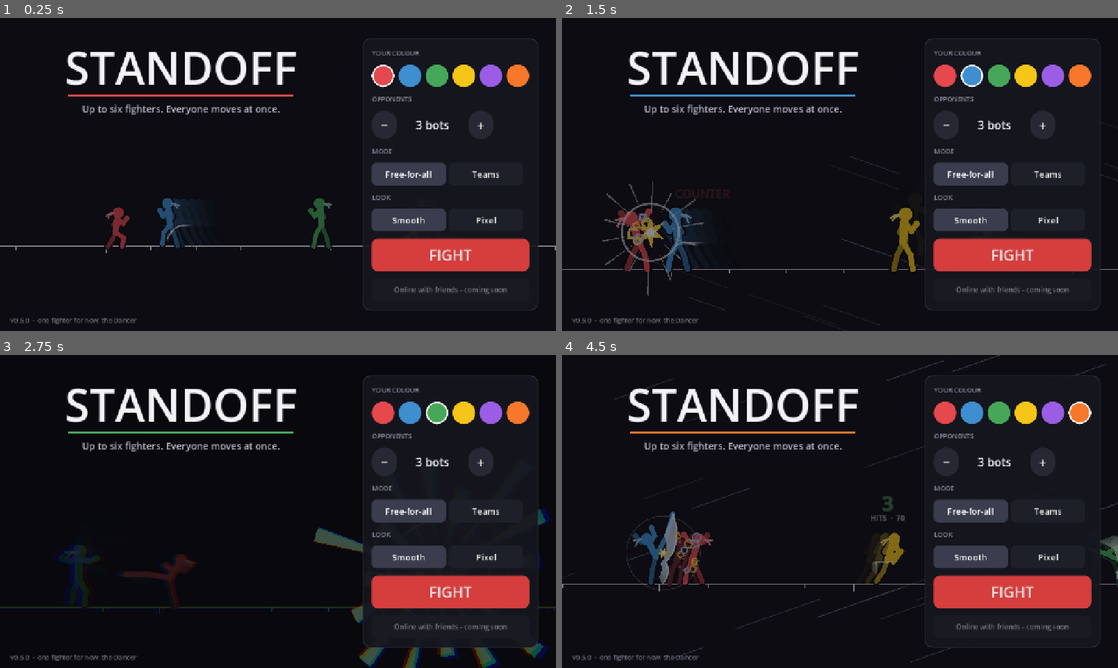
Above: before the commit, frames 1-4 (two rows, left to right).
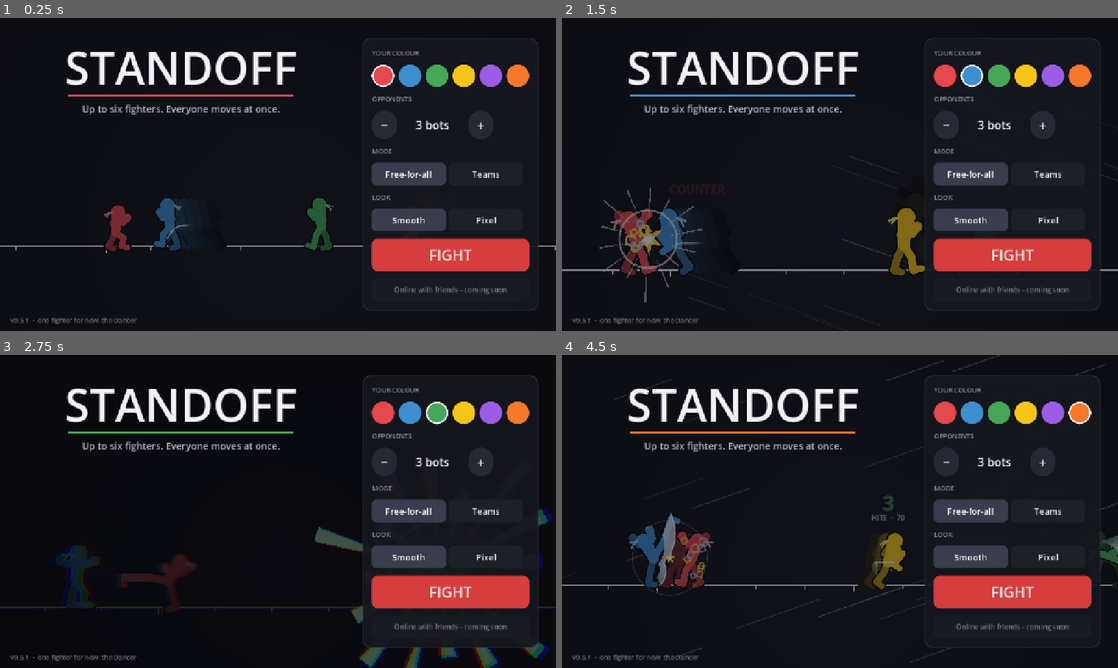
Above: after the commit, the same moments.

Repository: Veriduim/standoff
Game: Godot game, scene res://scenes/main.tscn
Two runs of this game, one before a commit and one after it. Both use one fixed random seed, a clock stepped at 60 frames per second and the inputs below.
Inputs (mouse positions are in pixels of both pictures, inside the frame that each line leads up to):
- Up to frame 1 (0.25 s): no input
- Up to frame 2 (1.5 s): click (945, 74) at 0.52 s; click (973, 74) at 1.27 s
- Up to frame 3 (2.75 s): click (439, 411) at 2.02 s
- Up to frame 4 (4.5 s): click (1023, 411) at 2.77 s; click (1051, 411) at 3.52 s; click (1079, 411) at 4.27 s

The runs differ from the first frame. In frame 1, 0.7% of the frame differs, in the area x 4-60%, y 57-98%; in frame 2, 2.6%, in the area x 0-100%, y 52-98%; in frame 3, 1.2%; in frame 4, 2.1%.

Commit message:
0.5.1 visual pass (Timmy 19:32: "I think visually we can do better but so far not too bad")
- Body style B from a sheet of options (scripts/dev/figure_lab.gd, --figlab=<png>): thicker limbs, a big head, a solid torso wider at the chest, feet, legs a touch shorter - closer to YOMI's compact silhouettes (study only); C / D tried, too blobby. Stick.style holds the proportions.
- A hit-cancelled attacker holds the strike pose until their next pick (it snapped back to standing at the moment of impact); the record carries "free to act" (index 12)
- Movement, guarding and getting up ease the whole way between poses (strikes still hold and snap); a breathing bob when standing free
- The camera pushes in a touch on big hits; a soft radial light behind the action

Co-Authored-By: Claude Opus 5.5 <noreply@anthropic.com>
Claude-Session: https://claude.ai/code/session_019cpLLa1bA2ND22yfhrkoYF

Diff:
--- a/project.godot
+++ b/project.godot
@@ -11,7 +11,7 @@
 [application]
 
 config/name="Standoff"
-config/version="0.5.0"
+config/version="0.5.1"
 config/icon="res://assets/icon.png"
 run/main_scene="res://scenes/main.tscn"
 config/features=PackedStringArray("4.7", "GL Compatibility")
--- /dev/null
+++ b/scripts/dev/figure_lab.gd
@@ -0,0 +1,50 @@
+extends Node2D
+## Dev: the same poses drawn in each candidate body style, one labelled row each, saved as one PNG (Timmy 19:32: "I
+## think visually we can do better" - YOMI's fighters, study only, are compact: a big head, a solid torso wider than
+## the limbs, short thick limbs, feet).   godot --path . -- --figlab=<out.png>
+
+const POSES := ["idle", "walk1", "jab_hit", "straight", "side_kick", "spin2", "uppercut", "hurt", "jump", "crouch"]
+const VARIANTS := [
+	["A  now", {"limb": 9.0, "head": 11.5, "body": 1.45, "hips": 1.45, "fist": 0.62, "foot": 0.0, "squash": 1.0,
+		"ink": 0.3}],
+	["B  chunky", {"limb": 13.0, "head": 15.0, "body": 1.9, "hips": 1.5, "fist": 0.66, "foot": 1.0, "squash": 0.92,
+		"ink": 0.22}],
+	["C  compact", {"limb": 15.0, "head": 17.5, "body": 2.2, "hips": 1.6, "fist": 0.68, "foot": 1.1, "squash": 0.85,
+		"ink": 0.2}],
+	["D  heavy top", {"limb": 13.0, "head": 18.0, "body": 2.4, "hips": 1.3, "fist": 0.8, "foot": 1.0, "squash": 0.88,
+		"ink": 0.2}],
+]
+const COLS := [Color("#e5484d"), Color("#3e8ed0"), Color("#46a758"), Color("#f5c518")]
+const CELL := Vector2(118, 175)
+
+var out := ""
+
+
+func run(path: String) -> void:
+	out = path
+	get_window().size = Vector2i(int(CELL.x * POSES.size() + 150), int(CELL.y * VARIANTS.size() + 20))
+	queue_redraw()
+	for _i in 4:
+		await get_tree().process_frame
+	await RenderingServer.frame_post_draw
+	get_viewport().get_texture().get_image().save_png(out)
+	print("figlab ", out)
+	get_tree().quit()
+
+
+func _draw() -> void:
+	var keep: Dictionary = Stick.style.duplicate()
+	draw_rect(Rect2(Vector2.ZERO, Vector2(4000, 4000)), Color("#0b0c10"))
+	var font := ThemeDB.fallback_font
+	for r in VARIANTS.size():
+		var v: Array = VARIANTS[r]
+		Stick.style = v[1]
+		var y := 20.0 + CELL.y * (r + 1) - 22.0
+		draw_line(Vector2(140, y), Vector2(140 + CELL.x * POSES.size(), y), Color("#ececf2"), 2.0)
+		draw_string(font, Vector2(10, y - 70), str(v[0]), HORIZONTAL_ALIGNMENT_LEFT, -1, 22, Color.WHITE)
+		for k in POSES.size():
+			var s := 1.25
+			var origin := Vector2(140 + CELL.x * (k + 0.5), y)
+			Stick.draw(self, Poses.get_pose(POSES[k]), origin, s, 1.0, COLS[r % COLS.size()], Stick.limb(s),
+					Stick.head(s))
+	Stick.style = keep
--- a/scripts/main.gd
+++ b/scripts/main.gd
@@ -10,6 +10,12 @@
 		var code := await _run_tests()
 		get_tree().quit(code)
 		return
+	for arg in OS.get_cmdline_user_args():
+		if arg.begins_with("--figlab="):   # (dev: body styles side by side - scripts/dev/figure_lab.gd)
+			var lab: Node2D = load("res://scripts/dev/figure_lab.gd").new()
+			add_child(lab)
+			lab.call("run", arg.trim_prefix("--figlab="))
+			return
 	var game: Control = load("res://scripts/ui/game_screen.gd").new()
 	add_child(game)
 	for arg in OS.get_cmdline_user_args():
--- a/scripts/sim/fighter.gd
+++ b/scripts/sim/fighter.gd
@@ -31,6 +31,7 @@
 var di := Vector2.ZERO   ## the way they lean while reeling (picked on their reeling turns) - nudges their knockback
 var combo_used := {}     ## this combo, move id -> [times it's been used on them, that move's instance] (reuse = less stun)
 var cancelled := ""      ## the move they just hit-cancelled out of (not pickable again until they start another)
+var cancel_frame := 0    ## ...the frame it was on (they're drawn holding it until they pick)
 var fc := 2              ## Free Cancels left (Sim.FC_MAX)
 var freed := false       ## the attack running was Free Cancelled - it gives way when anyone else can act
 var whiffed := false     ## just Whiff Cancelled: attacks only on this pick
@@ -67,7 +68,7 @@
 		"move": move, "frame": frame, "length": length, "param": [param.x, param.y], "instance": instance,
 		"hit_done": hit_done.keys(), "stun": stun, "blockstun": blockstun, "lock": lock, "combo": combo,
 		"air_moves": air_moves, "burst": burst, "di": [di.x, di.y], "combo_used": combo_used.duplicate(true),
-		"cancelled": cancelled, "fc": fc, "freed": freed, "whiffed": whiffed, "down": down, "down_pick": down_pick,
+		"cancelled": cancelled, "cancel_frame": cancel_frame, "fc": fc, "freed": freed, "whiffed": whiffed, "down": down, "down_pick": down_pick,
 		"kd": kd, "sad": sad, "sadness": sadness, "sad_warned": sad_warned, "dist": dist, "ko": ko}
 
 
@@ -101,6 +102,7 @@
 	f.di = Vector2(float(lean[0]), float(lean[1]))
 	f.combo_used = (d.get("combo_used", {}) as Dictionary).duplicate(true)
 	f.cancelled = str(d.get("cancelled", ""))
+	f.cancel_frame = int(d.get("cancel_frame", 0))
 	f.fc = int(d.get("fc", 2))
 	f.freed = bool(d.get("freed", false))
 	f.whiffed = bool(d.get("whiffed", false))
--- a/scripts/sim/sim.gd
+++ b/scripts/sim/sim.gd
@@ -725,6 +725,7 @@
 		var f := get_f(id)
 		if f.move != "" and f.stun == 0:
 			f.cancelled = f.move
+			f.cancel_frame = f.frame
 			f.move = ""
 			f.frame = 0
 	_cancels.clear()
@@ -842,16 +843,22 @@
 
 
 ## One tick's picture of every fighter, for playback: [x, y, facing, move, frame, state, hp, meter, burst gauge, Free
-## Cancels, air options left, sad (0, 1 SAD!, 2 SADNESS!)].
-## state: 0 free / in a move, 1 hit, 2 blocking, 3 locked, 4 KO, 5 lying down.
+## Cancels, air options left, sad (0, 1 SAD!, 2 SADNESS!), free to act (1 / 0)].
+## state: 0 free / in a move, 1 hit, 2 blocking, 3 locked, 4 KO, 5 lying down. Someone free after a hit cancel is
+## recorded in the move they landed, on its frame (they hold the strike until they pick - as YOMI draws it).
 func record() -> Array:
 	var out: Array = []
 	for f in fighters:
 		var state := 4 if f.ko else (5 if f.down > 0 else (1 if f.stun > 0 else (2 if f.blockstun > 0 \
 				else (3 if f.lock > 0 else 0))))
 		var sad := 2 if f.sadness > 0 else (1 if f.sad_warned else 0)
-		out.append([f.pos.x, f.pos.y, f.facing, f.move, f.frame, state, f.hp, f.meter, f.burst, f.fc,
-			AIR_OPTIONS - f.air_moves, sad])
+		var mv := f.move
+		var fr := f.frame
+		if mv == "" and f.cancelled != "" and f.actionable():
+			mv = f.cancelled
+			fr = f.cancel_frame
+		out.append([f.pos.x, f.pos.y, f.facing, mv, fr, state, f.hp, f.meter, f.burst, f.fc,
+			AIR_OPTIONS - f.air_moves, sad, 1 if f.actionable() else 0])
 	return out
 
 
--- a/scripts/ui/fx.gd
+++ b/scripts/ui/fx.gd
@@ -40,6 +40,7 @@
 var dim := 0.0               ## how dark the stage goes round a super (0-1); `dim_id` is drawn over it
 var dim_id := -1
 var split := 0.0             ## the colour split (0-1, fading) - the screens' post shader reads it
+var punch := 0.0             ## the camera's push-in on a big hit (a share of the zoom, fading)
 var split_at := Vector2.ZERO ## (world) where it splits from
 var _rng := RandomNumberGenerator.new()
 static var _bold: FontVariation
@@ -56,6 +57,7 @@
 	trails.clear()
 	streaks.clear()
 	flash.clear()
+	punch = 0.0
 	afters.clear()
 	hitstop = 0.0
 	shake = 0.0
@@ -222,6 +224,7 @@
 
 func kick(px: float) -> void:
 	shake = maxf(shake, px)
+	punch = maxf(punch, clampf(px * 0.012, 0.0, 0.08))
 
 
 ## The burst where a hit lands: a spiky star, rings and squares flying on the way the hit goes, a few chips.
@@ -338,6 +341,7 @@
 		if dim <= 0.0:
 			dim_id = -1
 	split = maxf(0.0, split - delta * 2.6)
+	punch = maxf(0.0, punch - delta * 0.25)
 
 
 # ---------- drawing (through the stage's camera) ----------
--- a/scripts/ui/game_screen.gd
+++ b/scripts/ui/game_screen.gd
@@ -387,7 +387,7 @@
 		_banner()
 		var adv := {}   # (how many ticks each enemy is still tied up - "+N" over them)
 		for g in sim.alive():
-			if sim.enemies(f, g) and not g.actionable() and not sim.interruptible(g) and g.busy() > 0:
+			if sim.enemies(f, g) and not g.actionable() and not sim.interruptible(g) and g.busy() > 0:   # (+N)
 				adv[g.id] = g.busy()
 		stage.advantage = adv
 		pick.open(sim, me, stage)
--- a/scripts/ui/home_screen.gd
+++ b/scripts/ui/home_screen.gd
@@ -6,7 +6,7 @@
 
 signal fight(opponents: int, mode: String, colour: int)
 
-const VERSION := "v0.5.0"
+const VERSION := "v0.5.1"
 
 const SETTINGS := "user://settings.cfg"
 
--- a/scripts/ui/move_icon.gd
+++ b/scripts/ui/move_icon.gd
@@ -44,14 +44,14 @@
 		draw_rect(Rect2(Vector2.ZERO, size), colour.darkened(0.55), true)
 		draw_rect(Rect2(Vector2(1, 1), size - Vector2(2, 2)), colour, false, 2.0)
 	var pose := Poses.get_pose(Moves.icon_pose(m))
-	var head_r := 11.5
+	var head_r := float(Stick.style["head"])
 	var bb := Stick.bounds(pose, head_r)
 	var area := Rect2(Vector2(8, 6), Vector2(size.x - 16, size.y - 30))
 	# (one figure size for every icon - a curled-up roll isn't blown up to fill the box)
 	var sc := minf(minf(area.size.x / maxf(bb.size.x, 1.0), area.size.y / maxf(bb.size.y, 1.0)) * 0.95, area.size.y / 108.0)
 	var origin := area.get_center() - bb.get_center() * sc
 	var col := colour if not disabled else colour.darkened(0.6)
-	Stick.draw(self, pose, origin, sc, 1.0, col, maxf(3.0, StageView.LIMB * sc), head_r * sc)
+	Stick.draw(self, pose, origin, sc, 1.0, col, maxf(3.0, Stick.limb(sc)), head_r * sc)
 	var font := get_theme_default_font()
 	var text_col := Color("#e8e8f0") if not disabled else Color("#6b6b78")
 	draw_string(font, Vector2(2, size.y - 7), str(m["name"]), HORIZONTAL_ALIGNMENT_CENTER, size.x - 4, 13, text_col)
--- a/scripts/ui/poses.gd
+++ b/scripts/ui/poses.gd
@@ -161,6 +161,9 @@
 	if nxt.is_empty() or int(nxt[0]) <= int(cur[0]):
 		return get_pose(str(cur[1]))
 	var t := float(f - int(cur[0])) / float(int(nxt[0]) - int(cur[0]))
-	# hold the pose most of the way, snap to the next near the keyframe (hits read as hits, not floaty)
-	t = clampf((t - 0.6) / 0.4, 0.0, 1.0)
+	# strikes hold the pose most of the way and snap to the next near the keyframe (hits read as hits, not floaty);
+	# moving, guarding, getting up and the like ease the whole way (smooth)
+	var kind := str(Moves.move(character, mv).get("kind", ""))
+	if kind in ["attack", "super", "grab", "burst"]:
+		t = clampf((t - 0.6) / 0.4, 0.0, 1.0)
 	return blend(get_pose(str(cur[1])), get_pose(str(nxt[1])), t * t * (3.0 - 2.0 * t))
--- a/scripts/ui/stage_view.gd
+++ b/scripts/ui/stage_view.gd
@@ -20,8 +20,6 @@
 const PAD := 170.0          ## world px kept round everyone
 const ZOOM_MIN := 0.45
 const ZOOM_MAX := 1.35
-const LIMB := 9.0           ## a limb's thickness for a fighter 100 tall (world px)
-const HEAD := 11.5          ## the head's radius, the same scale
 const TIPS := ["hand_f", "hand_b", "foot_f", "foot_b"]   ## what can strike (the one nearest the hit box leaves an arc)
 
 var characters: Array = []   ## per fighter id
@@ -50,6 +48,7 @@
 var _spin := {}              ## fighter id -> how far round a launched fighter has tumbled (radians)
 var _after_n := {}           ## fighter id -> ticks they've been moving fast (an afterimage every other one)
 var _tick_n := 0
+var _glow: GradientTexture2D
 var advantage := {}          ## your pick: enemy id -> the ticks you're free before them (drawn "+N" under them)
 var guessing := -1           ## the opponent whose move you're guessing (a "?" over them)
 
@@ -194,7 +193,7 @@
 func _arcs() -> void:
 	for i in frame.size():
 		var r: Array = frame[i]
-		var tip := _striking(i, str(r[3]), int(r[4])) if int(r[5]) == 0 and str(r[3]) != "" else ""
+		var tip := _striking(i, str(r[3]), int(r[4])) if int(r[5]) == 0 and str(r[3]) != "" and not _free(r) else ""
 		if tip == "":
 			fx.trail_end(i)
 			continue
@@ -266,7 +265,7 @@
 	var want := Vector2((lo + hi) / 2.0, top * 0.5 - 70.0)
 	var k := 1.0 - pow(0.02, delta)
 	cam = cam.lerp(want, k)
-	zoom = lerpf(zoom, want_zoom, k)
+	zoom = lerpf(zoom, want_zoom * (1.0 + fx.punch), k)   # (a big hit pushes the camera in a touch)
 
 
 ## The camera's centre sits a little above the band's middle (the floor near its foot).
@@ -285,6 +284,19 @@
 func _draw() -> void:
 	var vp := get_viewport_rect().size
 	draw_rect(Rect2(Vector2.ZERO, vp), BG)
+	if _glow == null:   # (a soft light behind the action - a radial gradient)
+		var g := Gradient.new()
+		g.set_color(0, Color(0.5, 0.56, 0.85, 0.075))
+		g.set_color(1, Color(0.5, 0.56, 0.85, 0.0))
+		_glow = GradientTexture2D.new()
+		_glow.gradient = g
+		_glow.fill = GradientTexture2D.FILL_RADIAL
+		_glow.fill_from = Vector2(0.5, 0.5)
+		_glow.fill_to = Vector2(1.0, 0.5)
+		_glow.width = 256
+		_glow.height = 256
+	var gr := 760.0 * zoom
+	draw_texture_rect(_glow, Rect2(w2s(cam + Vector2(0, 40)) - Vector2(gr, gr), Vector2(gr, gr) * 2.0), false)
 	var floor_y := w2s(Vector2(0, 0)).y
 	var wl := w2s(Vector2(-Sim.STAGE_HALF, 0)).x
 	var wr := w2s(Vector2(Sim.STAGE_HALF, 0)).x
@@ -344,7 +356,7 @@
 
 
 func _free(r: Array) -> bool:
-	return str(r[3]) == "" and int(r[5]) == 0
+	return int(r[12]) == 1 if r.size() > 12 else (str(r[3]) == "" and int(r[5]) == 0)
 
 
 func _ready_label(i: int, r: Array) -> void:
@@ -387,7 +399,7 @@
 		return
 	var body := hurt_rect(i, r)
 	draw_rect(Rect2(w2s(body.position), body.size * zoom), Color(1, 1, 1, 0.55), false, 1.5)
-	if str(r[3]) == "" or int(r[5]) != 0:
+	if str(r[3]) == "" or int(r[5]) != 0 or _free(r):
 		return
 	var m := Moves.move(_char(i), str(r[3]))
 	for e: Dictionary in m.get("hits", []):
@@ -414,14 +426,19 @@
 		col = col.lerp(BG, 1.0 - alpha)
 	elif fx.flash.has(i):   # (the impact frame: drawn white)
 		col = Color.WHITE
-	var head_r := HEAD * h * zoom
+	var head_r := Stick.head(h * zoom)
 	var pose := Poses.for_record(ch, r)
+	if alpha >= 1.0 and int(r[5]) == 0 and (str(r[3]) == "" or str(r[3]) == "wait") and float(r[1]) >= -1.0:
+		var bob := sin(_time * 3.2 + i * 1.3) * 1.6   # (standing free: breathing - the top half rises and falls)
+		for j: String in ["head", "neck", "elbow_f", "hand_f", "elbow_b", "hand_b"]:
+			pose[j] = (pose[j] as Vector2) + Vector2(0, bob * (1.0 if j in ["head", "neck"] else 0.7))
+		pose["hip"] = (pose["hip"] as Vector2) + Vector2(0, bob * 0.4)
 	if alpha >= 1.0 and _spin.has(i):   # (launched: tumbling round their middle)
 		var hip: Vector2 = pose["hip"]
 		var mid := hip + Vector2(0, -14)
 		for j: String in Poses.JOINTS:
 			pose[j] = mid + ((pose[j] as Vector2) - mid).rotated(float(_spin[i]))
-	var pts := Stick.draw(self, pose, w2s(base), h * zoom, face, col, LIMB * h * zoom, head_r, alpha >= 1.0)
+	var pts := Stick.draw(self, pose, w2s(base), h * zoom, face, col, Stick.limb(h * zoom), head_r, alpha >= 1.0)
 	if alpha < 1.0:
 		return
 	if ch == "dancer":   # (her headband - two short tails off the back of the head)
--- a/scripts/ui/stick.gd
+++ b/scripts/ui/stick.gd
@@ -4,49 +4,106 @@
 ## placed. Chunky since the first style pass (Timmy 18 Oct 18:07, pick 1): thick round-ended limbs, a thicker body,
 ## fists, a big round head, and the far arm and leg a shade darker so the body reads in any pose. A dark edge round it
 ## all keeps overlapping fighters apart. The stage and the move icons share it.
+## The body's proportions live in `style` (19:32 "I think visually we can do better" - the look is picked on a sheet of
+## options drawn by scripts/dev/figure_lab.gd).
 
 const BACK := [["neck", "elbow_b"], ["elbow_b", "hand_b"], ["hip", "knee_b"], ["knee_b", "foot_b"]]
 const FRONT := [["hip", "knee_f"], ["knee_f", "foot_f"], ["neck", "elbow_f"], ["elbow_f", "hand_f"]]
-const BODY := 1.45           ## the body's thickness, in limbs
-const FIST := 0.62           ## a fist's radius, in limbs
 const FAR := 0.3             ## how much darker the far arm and leg are
+
+## limb / head: for a fighter 100 tall; body: the torso's thickness at the chest, in limbs (hips: `hips`); fist: a
+## fist's radius in limbs; foot: a foot's length in limbs (0 = none); squash: the legs' length (1 = as posed); ink: the
+## outline, in limbs.
+## B "chunky" from the figure lab sheet (19:32 pass) - a solid torso wider than the limbs, a big head, feet, legs a
+## little shorter; C / D went to blobs (the arms lost in the body).
+static var style := {"limb": 13.0, "head": 15.0, "body": 1.9, "hips": 1.5, "fist": 0.66, "foot": 1.0, "squash": 0.92,
+	"ink": 0.22}
+
+
+## A limb's thickness on screen for a fighter scaled `scale` (pose units -> px).
+static func limb(scale: float) -> float:
+	return float(style["limb"]) * scale
+
+
+static func head(scale: float) -> float:
+	return float(style["head"]) * scale
 
 
 ## pose: joint -> Vector2 (Poses); thick = a limb's thickness on screen. edge = false for ghosts (no outline).
 static func draw(ci: CanvasItem, pose: Dictionary, origin: Vector2, scale: float, facing: float, col: Color,
 		thick: float, head_r: float, edge := true) -> Dictionary:
-	var pts := {}
-	for j: String in Poses.JOINTS:
-		var v: Vector2 = pose[j]
-		pts[j] = origin + Vector2(v.x * facing, v.y) * scale
-	var body := thick * BODY
-	var fist := thick * FIST
+	var pts := _place(pose, origin, scale, facing)
+	var chest := thick * float(style["body"])
+	var hips := thick * float(style["hips"])
+	var fist := thick * float(style["fist"])
+	var foot := thick * float(style["foot"])
 	if edge:
 		var ink := Color(0.02, 0.02, 0.03, col.a)
-		var ew := maxf(1.5, thick * 0.3)
+		var ew := maxf(1.5, thick * float(style["ink"]))
 		for b: Array in BACK + FRONT:
-			_bone(ci, pts[b[0]], pts[b[1]], thick + ew * 2.0, ink)
-		_bone(ci, pts["neck"], pts["hip"], body + ew * 2.0, ink)
+			_bone(ci, pts[b[0]], pts[b[1]], thick + ew * 2.0, thick + ew * 2.0, ink)
+		_bone(ci, pts["neck"], pts["hip"], chest + ew * 2.0, hips + ew * 2.0, ink)
 		for j: String in ["hand_f", "hand_b"]:
 			ci.draw_circle(pts[j], fist + ew, ink, true, -1.0, true)
+		if foot > 0.0:
+			for s: String in ["f", "b"]:
+				_foot(ci, pts, s, facing, foot, thick + ew * 2.0, ink)
 		ci.draw_circle(pts["head"], head_r + ew, ink, true, -1.0, true)
 	var far := col.darkened(FAR)
 	for b: Array in BACK:
-		_bone(ci, pts[b[0]], pts[b[1]], thick, far)
+		_bone(ci, pts[b[0]], pts[b[1]], thick, thick, far)
 	ci.draw_circle(pts["hand_b"], fist, far, true, -1.0, true)
-	_bone(ci, pts["neck"], pts["hip"], body, col)
+	if foot > 0.0:
+		_foot(ci, pts, "b", facing, foot, thick, far)
+	_bone(ci, pts["neck"], pts["hip"], chest, hips, col)
 	for b: Array in FRONT:
-		_bone(ci, pts[b[0]], pts[b[1]], thick, col)
+		_bone(ci, pts[b[0]], pts[b[1]], thick, thick, col)
+	if foot > 0.0:
+		_foot(ci, pts, "f", facing, foot, thick, col)
 	ci.draw_circle(pts["hand_f"], fist, col, true, -1.0, true)
 	ci.draw_circle(pts["head"], head_r, col, true, -1.0, true)
 	return pts
 
 
-## A limb: a thick line with round ends.
-static func _bone(ci: CanvasItem, a: Vector2, b: Vector2, w: float, c: Color) -> void:
-	ci.draw_line(a, b, c, w, true)
-	ci.draw_circle(a, w / 2.0, c, true, -1.0, true)
-	ci.draw_circle(b, w / 2.0, c, true, -1.0, true)
+## The pose's joints on screen: the legs squashed toward the hip by `squash` (the body rides lower), then scaled,
+## flipped and placed.
+static func _place(pose: Dictionary, origin: Vector2, scale: float, facing: float) -> Dictionary:
+	var sq := float(style["squash"])
+	var hip: Vector2 = pose["hip"]
+	var drop := -hip.y * (1.0 - sq)   # (how much lower everything above the hips sits)
+	var pts := {}
+	for j: String in Poses.JOINTS:
+		var v: Vector2 = pose[j]
+		if j.begins_with("knee") or j.begins_with("foot"):
+			v = Vector2(v.x, hip.y + (v.y - hip.y) * sq + drop)
+		else:
+			v = v + Vector2(0, drop)
+		pts[j] = origin + Vector2(v.x * facing, v.y) * scale
+	return pts
+
+
+## A limb: a line from a to b, wa thick at a and wb at b, with round ends.
+static func _bone(ci: CanvasItem, a: Vector2, b: Vector2, wa: float, wb: float, c: Color) -> void:
+	if is_equal_approx(wa, wb):
+		ci.draw_line(a, b, c, wa, true)
+	else:
+		var d := (b - a)
+		if d.length() > 0.01:
+			var n := Vector2(-d.y, d.x).normalized()
+			ci.draw_colored_polygon(PackedVector2Array([a + n * wa / 2.0, b + n * wb / 2.0, b - n * wb / 2.0,
+					a - n * wa / 2.0]), c)
+	ci.draw_circle(a, wa / 2.0, c, true, -1.0, true)
+	ci.draw_circle(b, wb / 2.0, c, true, -1.0, true)
+
+
+## A foot: a short block off the ankle, across the shin, toes the way they face.
+static func _foot(ci: CanvasItem, pts: Dictionary, side: String, facing: float, length: float, w: float, c: Color) -> void:
+	var ankle: Vector2 = pts["foot_" + side]
+	var shin: Vector2 = ankle - (pts["knee_" + side] as Vector2)
+	var across := Vector2(-shin.y, shin.x).normalized() if shin.length() > 0.01 else Vector2(facing, 0)
+	if across.x * facing < 0.0 or (is_zero_approx(across.x) and across.y < 0.0):
+		across = -across
+	_bone(ci, ankle, ankle + across * length, w, w * 0.85, c)
 
 
 ## A pose's extent (joints + head), for fitting it in a box.
Not shown, changed: export_presets.cfg
Not shown, added: scripts/dev/figure_lab.gd.uid
